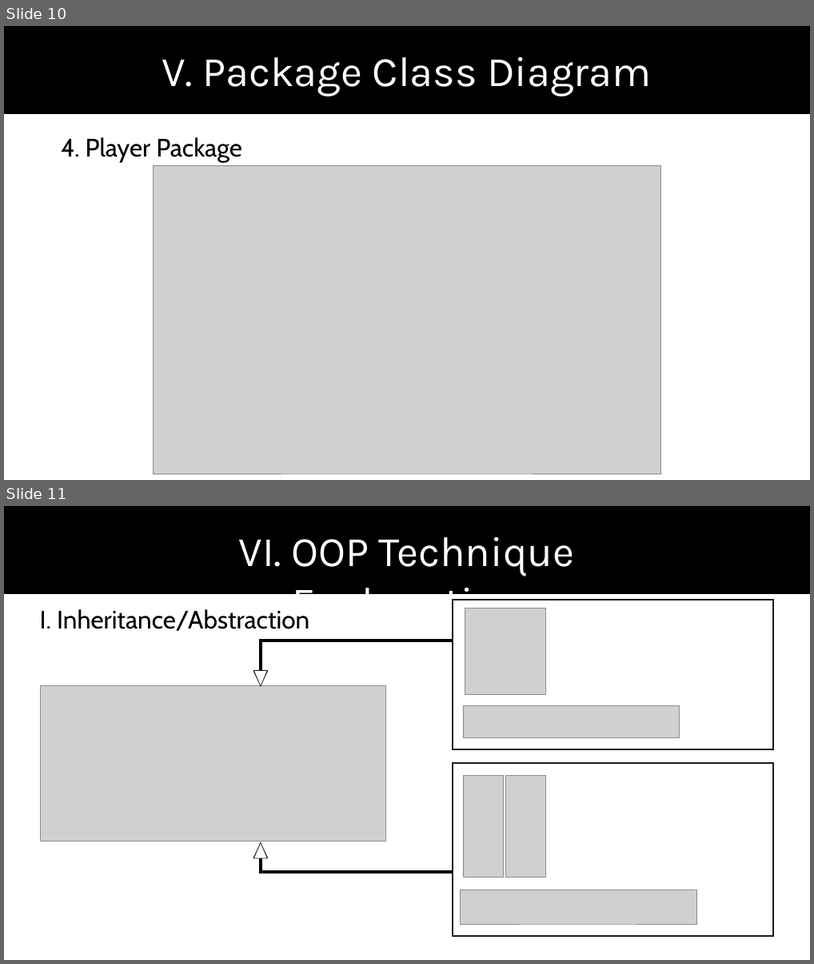
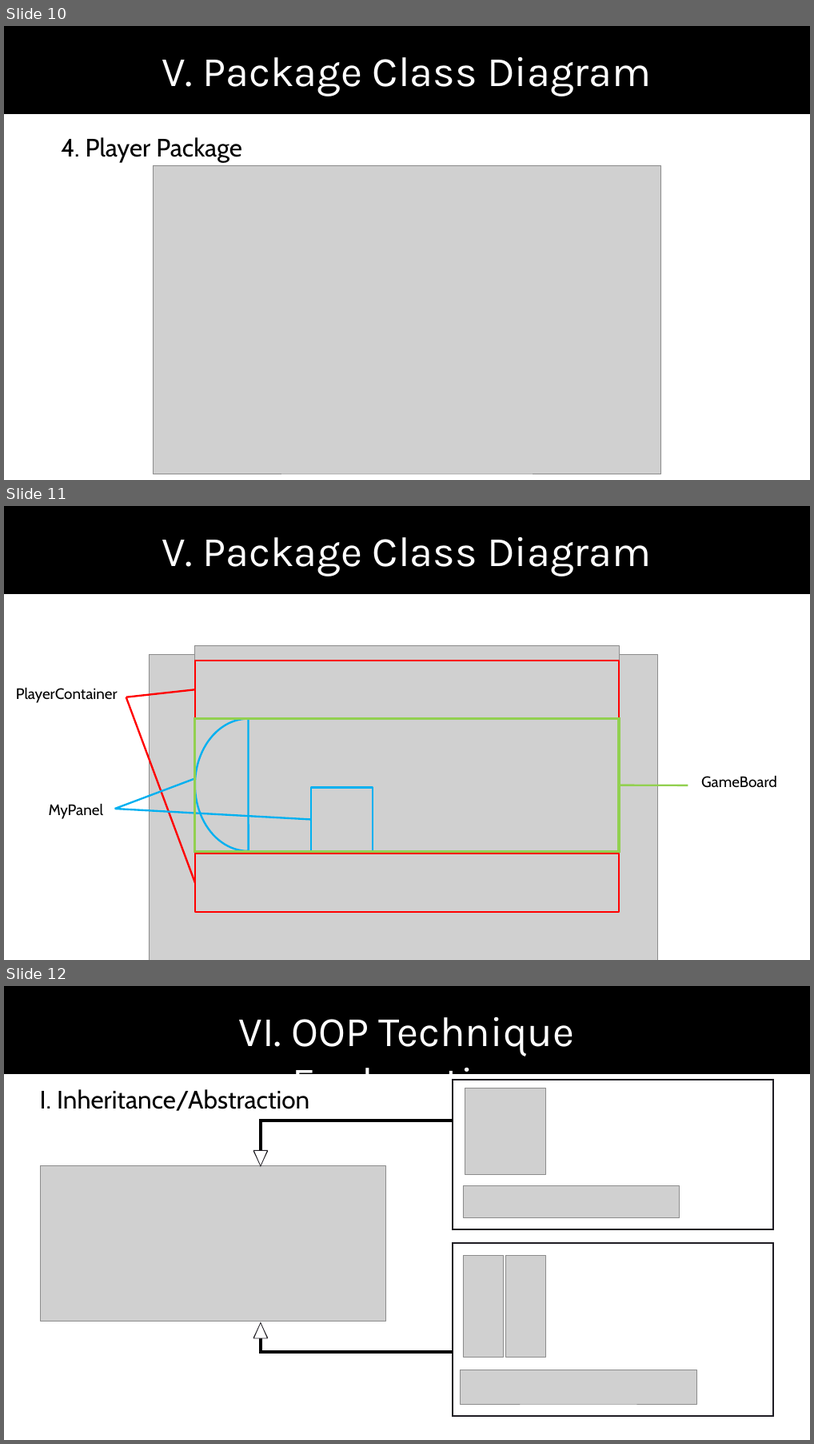
Before and after one commit to thanhlap1509/OOP.20232.16, a slide deck: presentation/BTL-OOP-Presentation.pptx. Shown one above the other, each under a label of ours: slides 10 and 11 before the commit, slides 10, 11 and 12 after it. The pictures are 814x964 and 814x1444 pixels, drawn with LibreOffice and Linux fonts; fonts in the diff are those of the drawing; grey boxes stand for pictures; background and template pictures are left out. Boxes give left, top, right and bottom in pixels: in the first picture for what was removed or moved away, otherwise in the second. Text is boxed around its words. In the diff, an @@ line names an element or a change of style, - is before the commit and + after.

```diff
--- a/presentation/BTL-OOP-Presentation.pptx
+++ b/presentation/BTL-OOP-Presentation.pptx
@@ slide 11 added at (4,506,810,960), background picture (left out) @@
@@ rectangle added at (4,506,810,593), fill #000000, outline #000000 1 pt @@
@@ text added at (162,537,652,576), 50 pt, text #FFFFFF @@
+V. Package Class Diagram
@@ picture added at (195,645,619,912) @@
@@ picture added at (149,654,658,960) @@
@@ rectangle added at (195,660,619,718), outline #FF0000 2.25 pt @@
@@ text added at (16,687,118,703), 18 pt, text #000000 @@
+PlayerContainer
@@ line added from (195, 689) to (126, 697), #FF0000 2.25 pt @@
@@ line added from (195, 882) to (126, 697), #FF0000 2.25 pt @@
@@ pie slice (boxed as its full ellipse) added at (195,718,302,851), outline #00B0F0 2.25 pt @@
@@ rectangle added at (195,718,619,852), outline #92D050 3 pt @@
@@ line added from (195, 778) to (114, 808), #00B0F0 2.25 pt @@
@@ rectangle added at (311,788,373,852), outline #00B0F0 2.25 pt @@
@@ line added from (619, 785) to (688, 785), #92D050 2.25 pt @@
@@ text added at (702,775,778,788), 18 pt, text #000000 @@
+GameBoard
@@ text added at (49,803,103,819), 18 pt, text #000000 @@
+MyPanel
@@ line added from (311, 820) to (114, 808), #00B0F0 2.25 pt @@
@@ rectangle added at (195,853,619,912), outline #FF0000 2.25 pt @@
@@ what was slide 11 is now slide 12 @@
```
Also in this commit, not shown: 1 slide changed.
